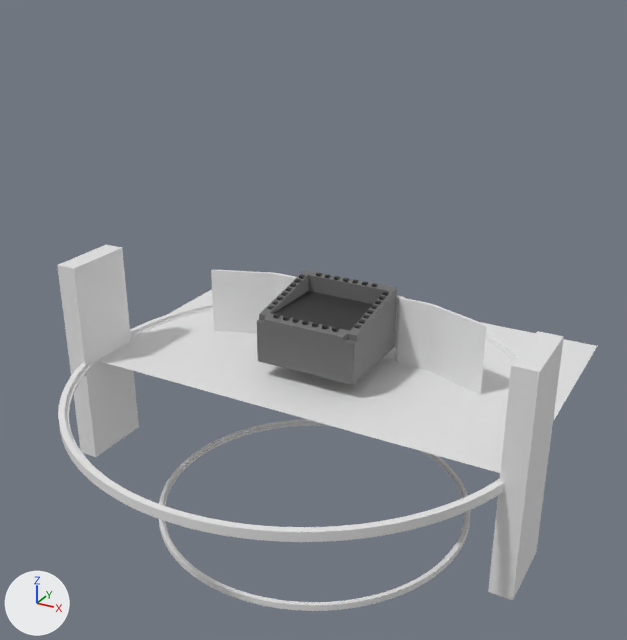
The Blender file Ferret/Ferret_Cockpit.blend, before and after one commit.
Camera for both pictures: a 50 mm lens placed at (10.32, -20.81, 11.2), pointed at (0.27, -2.55, 2.07). Lighting does not change. The marker at lower left points along +X, +Y and +Z.
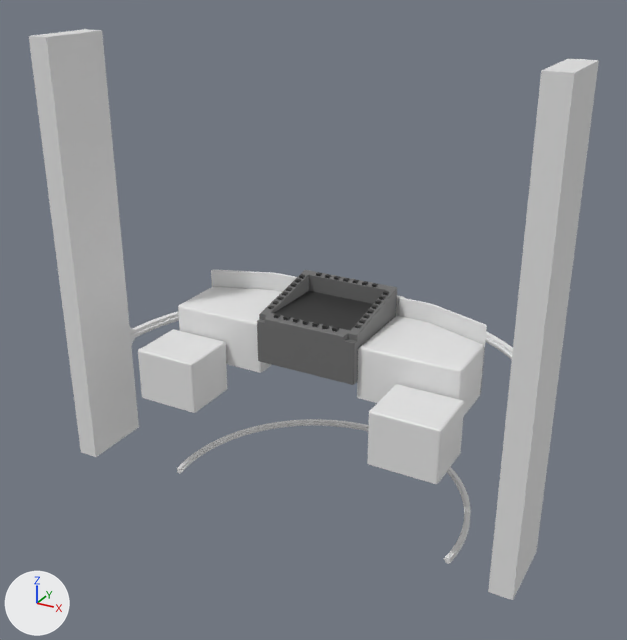
Pixel boxes (x1, y1, x2, y2) of what changed, in the pictures (627 x 640 px):
'Cylinder.001', reshaped (23% wider, 138% taller)
    before: (58, 303, 520, 542)
    after: (29, 29, 599, 600)
'Ferret_Cockpit_Front', hidden
    before: (98, 289, 597, 473)
'Cube.001', reshaped, moved, rescaled (270% wider, 39% shorter)
    before: (57, 244, 139, 457)
    after: (178, 287, 484, 417)
'Cube', moved, rescaled (27% wider, 63% shorter)
    before: (488, 331, 564, 600)
    after: (367, 384, 464, 484)
'VDU Right.002', moved
    both: (257, 270, 397, 385)
'Cube.002', added
    after: (138, 329, 228, 413)
'Cylinder', reshaped (24% shorter)
    before: (159, 419, 471, 611)
    after: (177, 419, 471, 564)
part 1 of me_cylinder_001, cut back
    before: (159, 468, 450, 611)
    after: (177, 468, 450, 564)
part 2 of me_cylinder_005, cut back
    before: (58, 329, 504, 542)
    after: (130, 328, 138, 346)
part 3 of me_cylinder_005, added
    after: (29, 29, 599, 600)
part 4 of me_cube_006, built on
    before: (57, 244, 134, 455)
    after: (178, 287, 484, 417)
'Cube.003', unchanged, covered by the edit
    both: (211, 270, 487, 395)

The change, as a diff of the scene's bpy script:
```diff
--- a/Ferret/Ferret_Cockpit.blend.py
+++ b/Ferret/Ferret_Cockpit.blend.py
@@ me_cylinder_001 @@
 # used by ob_cylinder; location = (0.0, -2.0, -4.0); scale = (0.7, 0.7, 0.0875)
-me_cylinder_001.from_pydata(...)  # 4096 vertices, 3076 faces; spans x -6.5..6.5, y -6.5..6.5, z -1.0..1.0
+me_cylinder_001.from_pydata(...)  # 2270 vertices, 1703 faces; spans x -6.5..6.5, y -1.0..6.5, z -1.0..1.0
+# me_cylinder_001 part 1: 8 vertices moved from x -6.42..6.42, y -1.07..-1.01, z -1.0..-0.25 to x -6.42..6.42, y -1.0, z -1.0..-0.25; 1836 vertices removed from x -6.42..6.42, y -6.5..-1.01, z -1.0..1.0; 10 vertices added at x -6.42..6.42, y -1.0, z 0.25..1.0
@@ me_cylinder_005 @@
 # used by ob_cylinder_001; location = (0.0, -2.5, 0.0); scale = (1.0, 1.0, 0.125)
-me_cylinder_005.from_pydata(...)  # 4096 vertices, 3076 faces; spans x -6.5..6.5, y -6.5..6.5, z -1.0..1.0
+me_cylinder_005.from_pydata(...)  # 2084 vertices, 1559 faces, 2 loose edges; spans x -6.68..6.68, y -2.0..6.5, z -24.0..72.0
+# me_cylinder_005 part 2: 100 vertices moved from x -6.5..6.5, y 0.0..0.48, z -1.0..1.0 to x -6.5..6.5, y 0.0..0.48, z -4.97..4.97; 2052 vertices removed from x -6.5..6.5, y -6.5..0.0, z -1.0..1.0; 16 vertices added at x -6.5..6.5, y -0.08..0.0, z -5.77..5.77
+# me_cylinder_005 part 3: 24 vertices added at x -6.68..6.68, y -2.0..0.0, z -24.0..72.0
@@ me_cube_006 @@
 # used by ob_cube_001; location = (-6.38, -3.5, 0.0); scale = (0.3, 1.0, 3.0)
-me_cube_006.from_pydata(...)  # 8 vertices, 6 faces; spans x -1.0..1.0, y -1.0..1.0, z -1.0..1.0
+me_cube_006.from_pydata(...)  # 408 vertices, 388 faces, 2 loose edges; spans x -4.32..4.32, y -2.38..0.05, z 0.0..1.5
+# me_cube_006 part 4: 8 vertices removed from x -1.0..1.0, y -1.0..1.0, z -1.0..1.0; 408 vertices added at x -4.32..4.32, y -2.38..0.05, z 0.0..1.5
+# me_cube_006 part 5: the surface is now shaded smooth
@@ me_cube_002 @@
+me_cube_002.from_pydata(...)  # 132 vertices, 122 faces; spans x -1.0..1.0, y -1.0..1.0, z -1.0..1.0
@@ ob_ferret_cockpit_front @@
 ob_ferret_cockpit_front.scale = (8.0, 8.0, 8.0)
+ob_ferret_cockpit_front.hide_set(True)
@@ ob_vdu_right_002 @@
 ob_vdu_right_002 = bpy.data.objects.new('VDU Right.002', me_cube_095)
-ob_vdu_right_002.location = (0.0, -1.25, 1.14)
+ob_vdu_right_002.location = (0.0, -1.23, 1.14)
 ob_vdu_right_002.scale = (-1.49, 1.35, 0.675)
@@ ob_cube @@
 ob_cube = bpy.data.objects.new('Cube', me_cube_005)
-ob_cube.location = (6.38, -3.5, 0.0)
-ob_cube.scale = (0.3, 1.0, 3.0)
+ob_cube.location = (3.55, -3.25, 0.0)
+ob_cube.scale = (0.938, 0.825, 0.75)
@@ ob_cube_001 @@
 ob_cube_001 = bpy.data.objects.new('Cube.001', me_cube_006)
-ob_cube_001.location = (-6.38, -3.5, 0.0)
-ob_cube_001.scale = (0.3, 1.0, 3.0)
+ob_cube_001.location = (0.0, 0.0, 0.0)
@@ ob_cube_002 @@
+ob_cube_002 = bpy.data.objects.new('Cube.002', me_cube_002)
+ob_cube_002.location = (-3.55, -3.25, 0.0)
+ob_cube_002.scale = (0.938, 0.825, 0.75)
```
